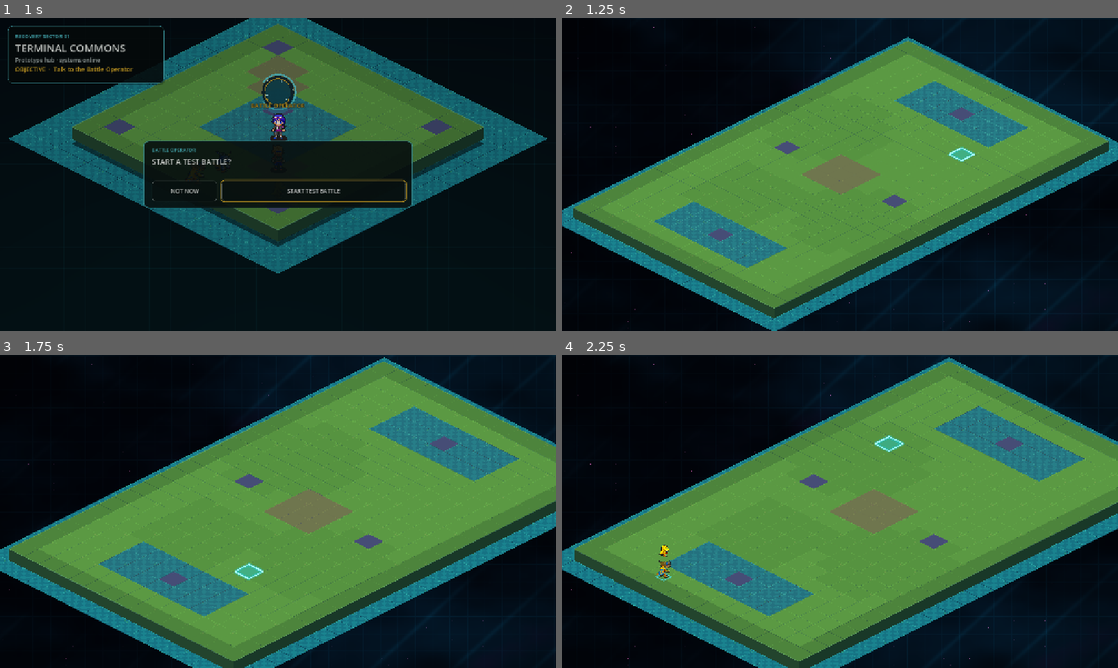
Above: before the commit, frames 1-4 (two rows, left to right).
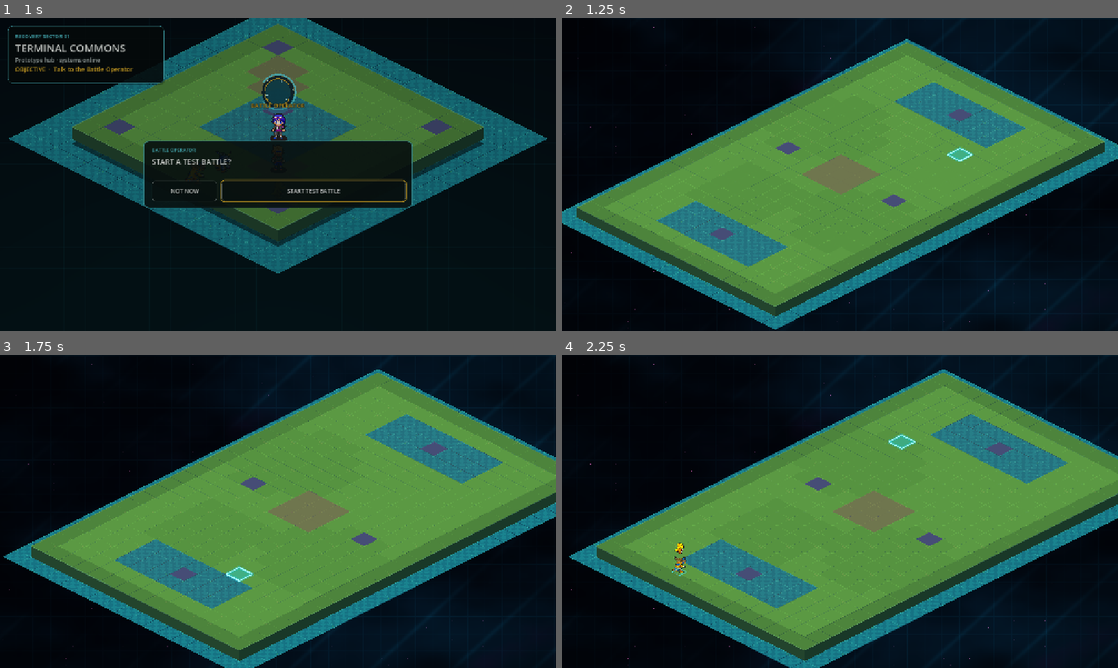
Above: after the commit, the same moments.

Repository: EwertonMendes/DigiGame
Game: Godot game, scene res://scenes/world/hub.tscn
The game is run twice, just before and just after one commit, with the same random seed, the same clock (stepped at 60 frames per second) and the same inputs.
Inputs (mouse positions are in pixels of both pictures, inside the frame that each line leads up to):
- Up to frame 1 (1 s): tap Enter (ui_accept) at 0.5, 0.77 s; move the mouse to (400, 158) at 0.52 s; hold Right (ui_right) from 0.53 s (still down); tap Mouse wheel down (wheel_down) at 0.6 s; click (400, 158) at 0.67 s
- Up to frame 2 (1.25 s): keep holding Right (ui_right)
- Up to frame 3 (1.75 s): release Right (ui_right) at 1.25 s; drag from (166, 527) to (250, 574) at 1.27 s
- Up to frame 4 (2.25 s): move the mouse to (895, 442) at 2.02 s; hold Right (ui_right) from 2.03 s (still down); tap Backspace at 2.1 s

Frame 1 is identical in both runs. In frame 2, 5.2% of the frame differs, in the area x 0-100%, y 6-100%; in frame 3, 19%; in frame 4, 19%, in the area x 0-100%, y 0-100%.
Error in both runs: Invalid assignment of property or key 'explosiveness_ratio' with value of type 'float' on a base object of type 'CPUParticles2D'. (res://src/battle/DigimonBatt…

Commit message:
Balance initial battle zoom on short desktop viewports

Diff:
--- a/src/battle/BattleCamera.gd
+++ b/src/battle/BattleCamera.gd
@@ -2,6 +2,7 @@
 
 const OPENING_BOOT_ZOOM := 0.94
 const DESKTOP_BATTLE_ZOOM := 1.08
+const LAPTOP_BATTLE_ZOOM := 1.00
 const COMPACT_BATTLE_ZOOM := 1.02
 const OPENING_ZOOM_TIME := 0.58
 
@@ -44,6 +45,13 @@
 	var viewport_size := get_viewport_rect().size
 	if viewport_size.y < 560.0 or viewport_size.x < 1000.0:
 		return COMPACT_BATTLE_ZOOM
+	# Short landscape browser windows need a little more breathing room because
+	# deployment can legitimately place Digimon on the first/last grid rows. A
+	# 1.00 zoom is still noticeably closer than the old 0.90 opening, while
+	# keeping those edge spawns readable instead of hiding them under browser/UI
+	# chrome. Taller desktop screens can afford the more cinematic 1.08 framing.
+	if viewport_size.y < 780.0:
+		return LAPTOP_BATTLE_ZOOM
 	return DESKTOP_BATTLE_ZOOM
 
 
